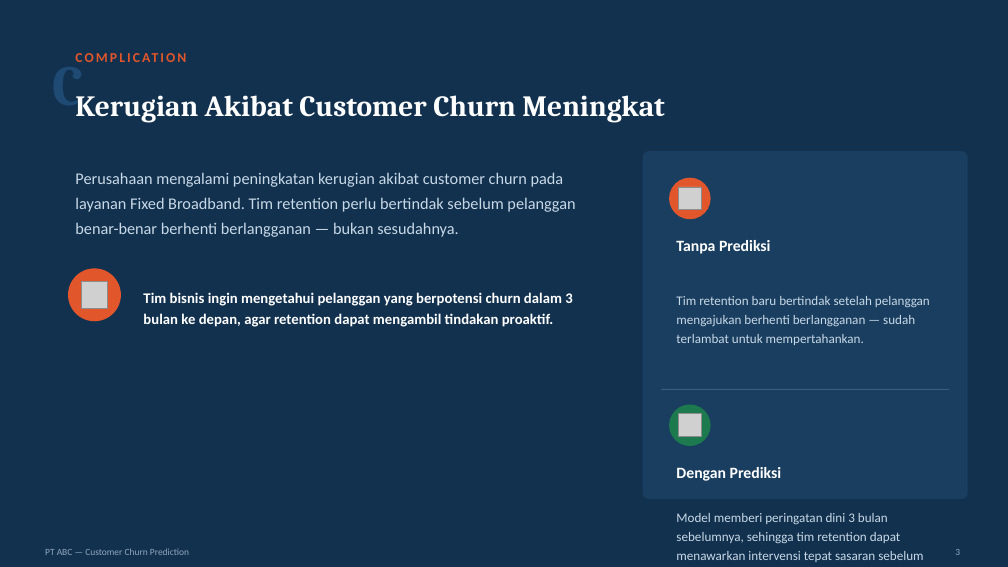
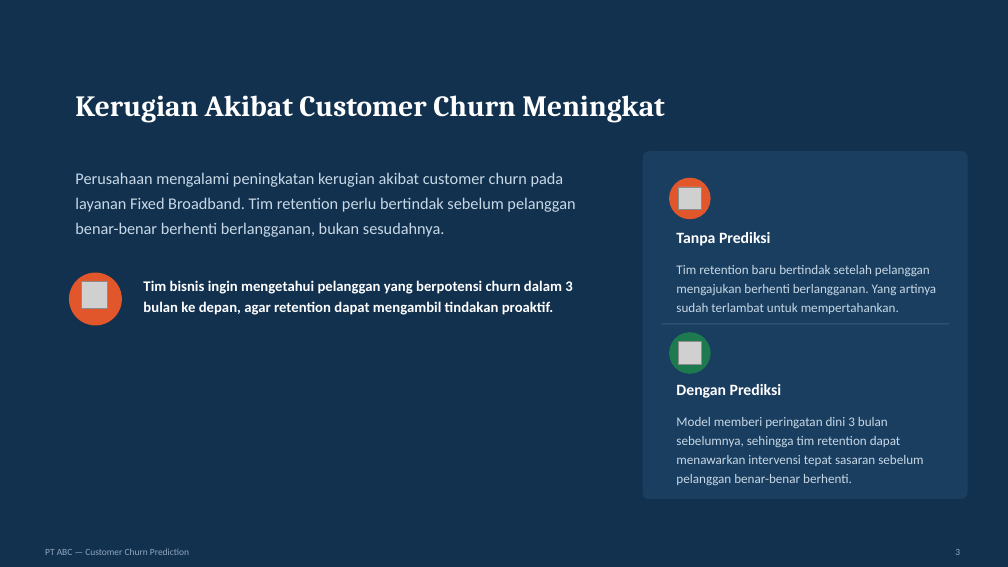
Before and after one commit to mieffarohi/customer-churn-prediction, a slide deck: slide 3 of Customer Churn Prediction - PT ABC.pptx. Drawn at 1008x567 pixels with LibreOffice and Linux fonts; fonts in the diff are those of the drawing; grey boxes stand for pictures. Boxes give left, top, right and bottom in pixels: in the first picture for what was removed or moved away, otherwise in the second. Text is boxed around its words. In the diff, an @@ line names an element or a change of style, - is before the commit and + after.

Commit message:
update ppt

```diff
--- a/Customer Churn Prediction - PT ABC.pptx
+++ b/Customer Churn Prediction - PT ABC.pptx
@@ text removed at (53, 53, 84, 116) @@
-C
@@ text removed at (68, 42, 371, 72) @@
-COMPLICATION
@@ text at (75, 172, 575, 237): text changed @@
-Perusahaan mengalami peningkatan kerugian akibat customer churn pada layanan Fixed Broadband. Tim retention perlu bertindak sebelum pelanggan benar-benar berhenti berlangganan — bukan sesudahnya.
+Perusahaan mengalami peningkatan kerugian akibat customer churn pada layanan Fixed Broadband. Tim retention perlu bertindak sebelum pelanggan benar-benar berhenti berlangganan, bukan sesudahnya.
@@ text "Tanpa Prediksi": place and size @@
-text "Tanpa Prediksi" at (676, 240, 771, 254)
+text "Tanpa Prediksi" at (676, 232, 771, 246)
@@ text "Tim bisnis ingin mengetahui pelanggan ...": place and size @@
-text "Tim bisnis ingin mengetahui pelanggan ..." at (143, 292, 572, 327)
+text "Tim bisnis ingin mengetahui pelanggan ..." at (143, 280, 572, 315)
@@ text at (676, 265, 936, 314): text changed @@
-Tim retention baru bertindak setelah pelanggan mengajukan berhenti berlangganan — sudah terlambat untuk mempertahankan.
+Tim retention baru bertindak setelah pelanggan mengajukan berhenti berlangganan. Yang artinya sudah terlambat untuk mempertahankan.
@@ ellipse: place and size @@
-ellipse at (68, 268, 121, 321)
+ellipse at (69, 273, 122, 326)
@@ line moved from (662, 389) - (949, 389) to (662, 324) - (949, 324) @@
@@ ellipse: place and size @@
-ellipse at (669, 405, 711, 446)
+ellipse at (669, 332, 711, 374)
@@ picture: place and size @@
-picture at (678, 414, 701, 436)
+picture at (678, 342, 701, 364)
@@ text "Dengan Prediksi": place and size @@
-text "Dengan Prediksi" at (676, 467, 782, 481)
+text "Dengan Prediksi" at (676, 384, 782, 398)
@@ text "Model memberi peringatan dini 3 ..." rewrapped from (676, 513, 923, 562) to (676, 417, 923, 485) @@
```
Also in this commit, not shown: 9 other slides changed.
